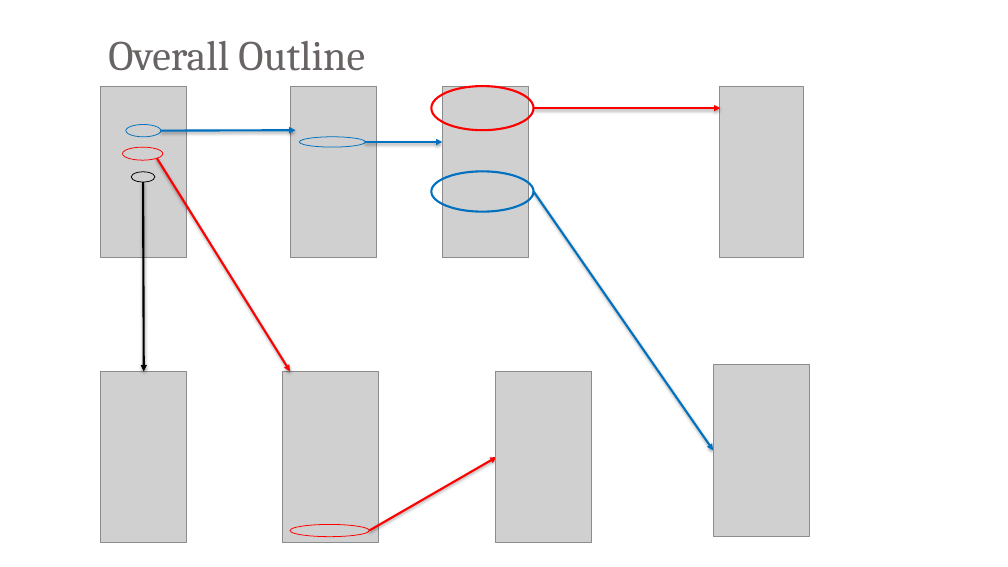
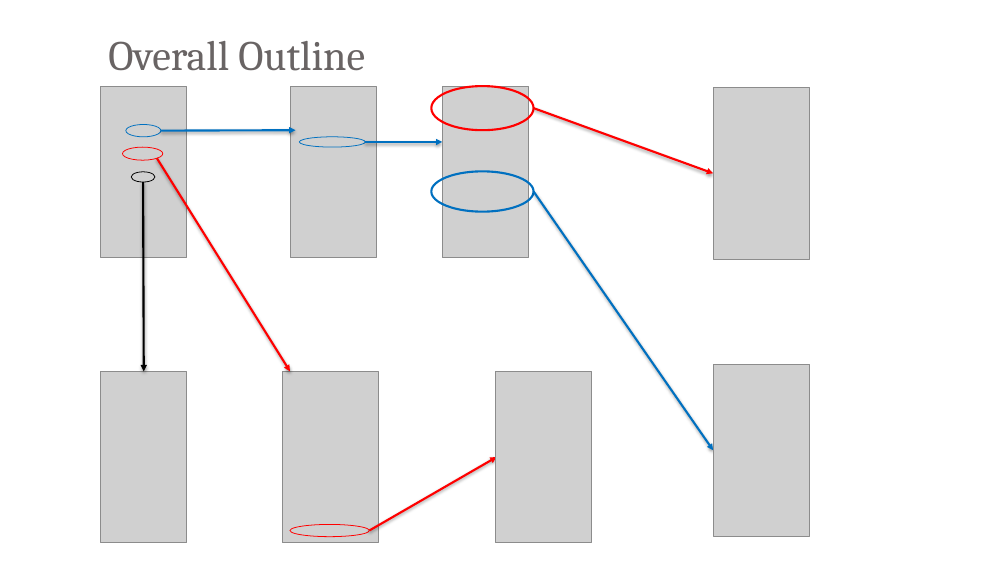
Before and after one commit to bxji/Civic-Duty, a slide deck: slide 7 of presentation/civic_duty_presentation_final_v3.pptx. Drawn at 1008x567 pixels with LibreOffice and Linux fonts; fonts in the diff are those of the drawing; grey boxes stand for pictures; background and template pictures are left out. Boxes give left, top, right and bottom in pixels: in the first picture for what was removed or moved away, otherwise in the second. Text is boxed around its words. In the diff, an @@ line names an element or a change of style, - is before the commit and + after.

```diff
--- a/presentation/civic_duty_presentation_final_v3.pptx
+++ b/presentation/civic_duty_presentation_final_v3.pptx
@@ picture: place and size @@
-picture at [720,86,803,258]
+picture at [713,88,810,259]
@@ arrow moved from (534, 108) - (721, 108) to (534, 108) - (713, 173) @@
```
Also in this commit, not shown: 1 other slide changed.
